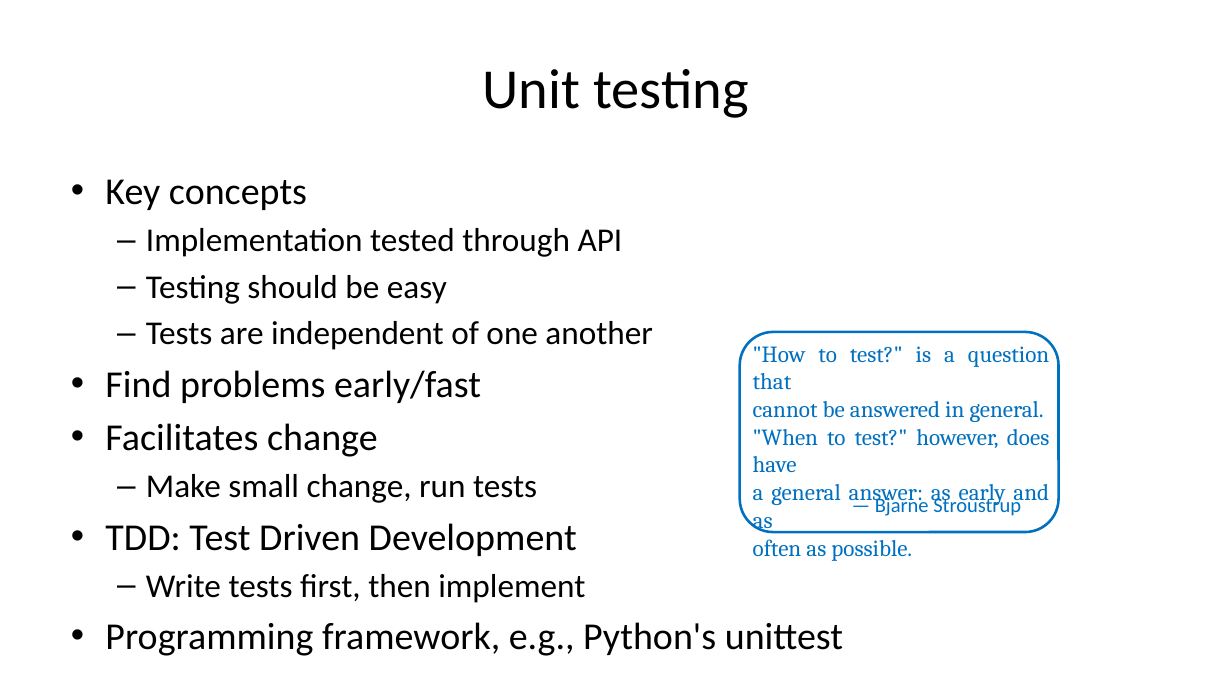
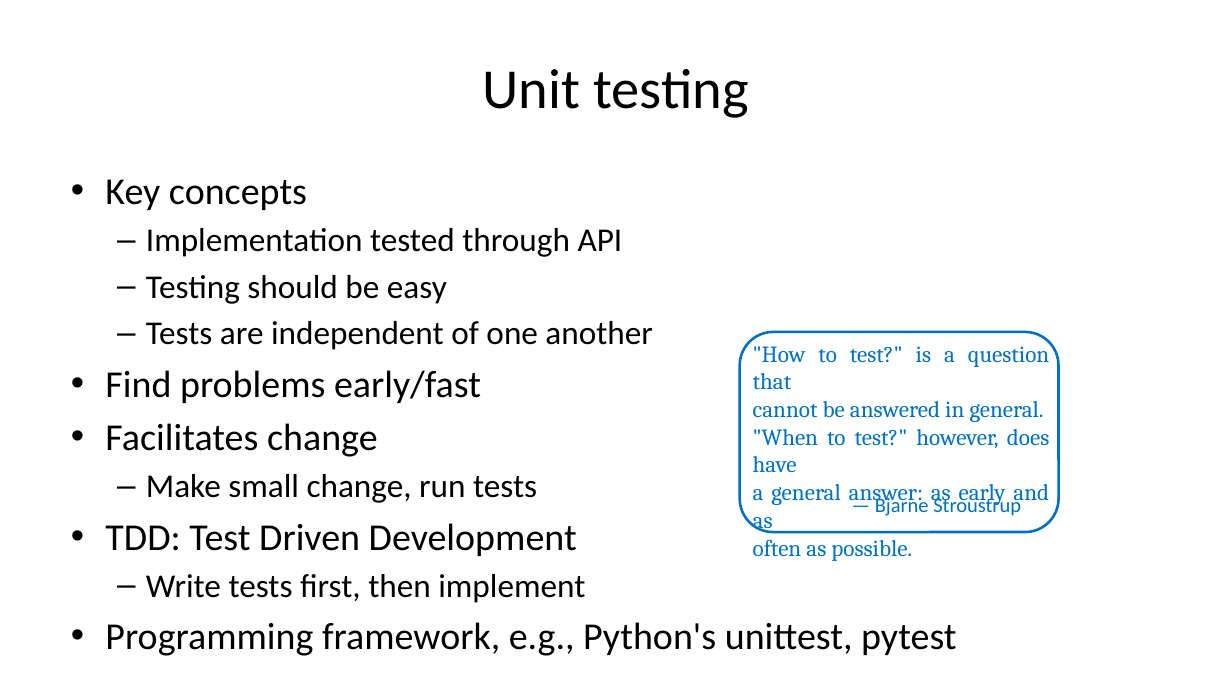
Before and after one commit to gjbex/Python-software-engineering, a slide deck: slide 43 of python_software_engineering.pptx. Drawn at 1232x693 pixels with LibreOffice and Linux fonts; fonts in the diff are those of the drawing. Boxes give left, top, right and bottom in pixels: in the first picture for what was removed or moved away, otherwise in the second. Text is boxed around its words. In the diff, an @@ line names an element or a change of style, - is before the commit and + after.

```diff
--- a/python_software_engineering.pptx
+++ b/python_software_engineering.pptx
@@ text at (105,622,957,656): text changed @@
-• Programming framework, e.g., Python's unittest
+• Programming framework, e.g., Python's unittest, pytest
```
Also in this commit, not shown: 1 other slide changed, 5 slides added.
